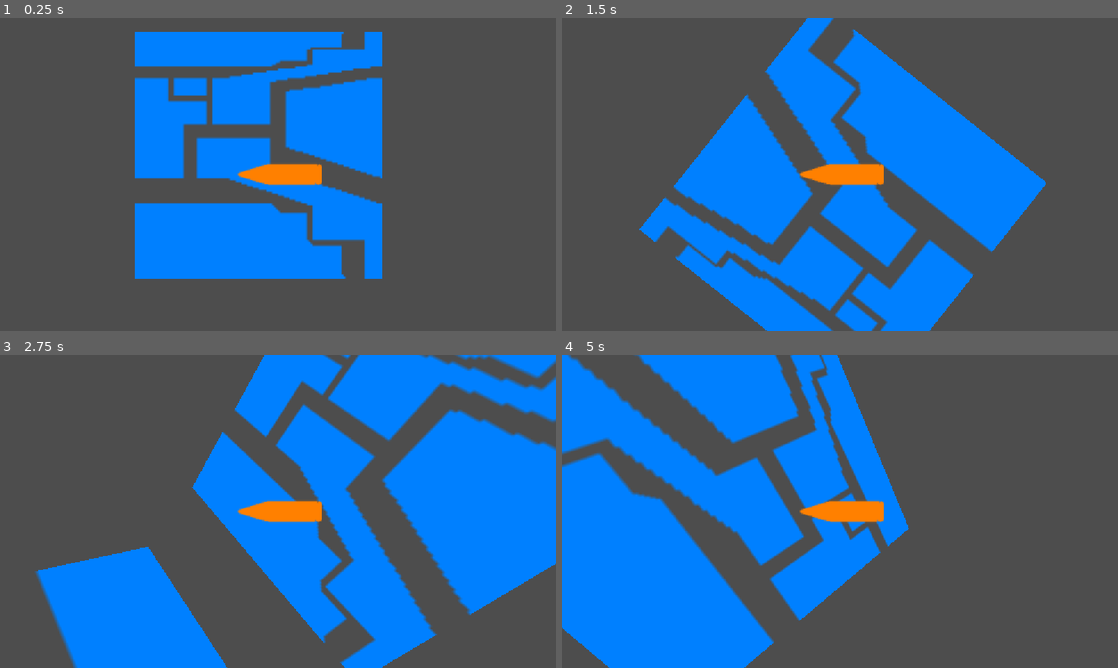
Above: before the commit, frames 1-4 (two rows, left to right).
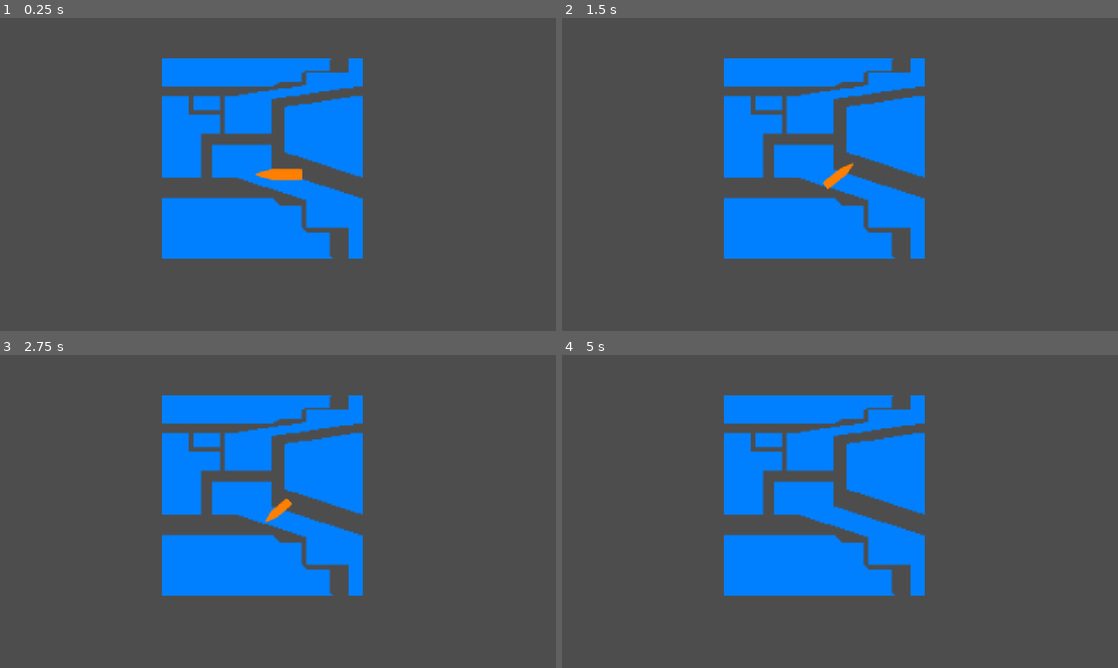
Above: after the commit, the same moments.

Repository: cyan-teal/flying-bullet-3d
Game: Godot game, scene res://scenes/game.tscn
Two runs of this game, one before a commit and one after it. Both use one fixed random seed, a clock stepped at 60 frames per second and the inputs below.
Inputs:
- Up to frame 1 (0.25 s): no input
- Up to frame 2 (1.5 s): tap Enter at 0.5 s; hold Right (turn_right) 0.53-1.28 s; hold Down (turn_down) from 1.28 s (still down)
- Up to frame 3 (2.75 s): release Down (turn_down) at 2.03 s; hold Right (turn_right) from 2.03 s (still down)
- Up to frame 4 (5 s): release Right (turn_right) at 2.78 s; hold Up (turn_up) 2.78-3.53 s; hold A (turn_left) from 3.53 s (still down)

The runs differ from the first frame. In frame 1, 18% of the frame differs, in the area x 24-69%, y 4-84%; in frame 2, 29%; in frame 3, 48%, in the area x 6-100%, y 0-100%; in frame 4, 40%.

Commit message:
Move camera to a camera manipulator node

Diff:
--- a/flying-bullet-3d/scenes/world.tscn
+++ b/flying-bullet-3d/scenes/world.tscn
@@ -7,11 +7,13 @@
 
 [node name="Bullet" parent="." unique_id=1350337744 instance=ExtResource("1_nnsk1")]
 
-[node name="Camera" type="Camera3D" parent="Bullet" unique_id=1482661975]
-transform = Transform3D(-1, 0, 8.742278e-08, 0, 1, 0, -8.742278e-08, 0, -1, 0, 0, -3)
-
 [node name="Obstacle" parent="." unique_id=1347821876 instance=ExtResource("2_rwgxs")]
 transform = Transform3D(10, 0, 0, 0, 10, 0, 0, 0, 10, 1, 1, 10)
 
 [node name="Floor" parent="." unique_id=594788612 instance=ExtResource("2_rwgxs")]
 transform = Transform3D(50, 0, 0, 0, -2.1855694e-06, 50, 0, -50, -2.1855694e-06, 0, -45, 0)
+
+[node name="CameraManipulator" type="Node3D" parent="." unique_id=153481947]
+
+[node name="Camera" type="Camera3D" parent="CameraManipulator" unique_id=1482661975]
+transform = Transform3D(-1, 0, 8.742278e-08, 0, 1, 0, -8.742278e-08, 0, -1, 0, 0, -3)
